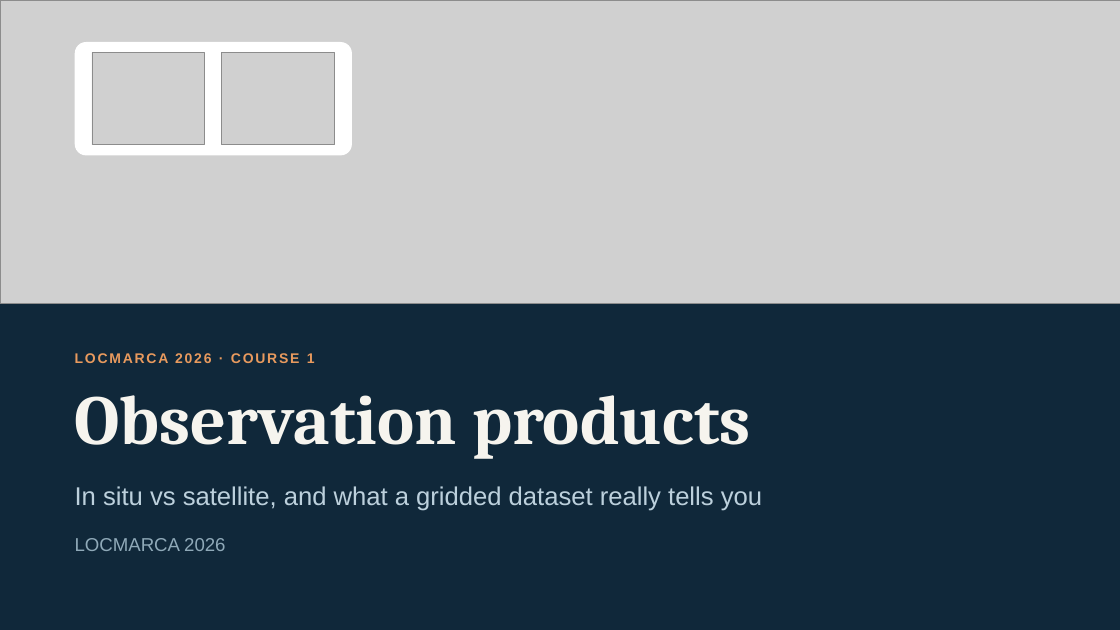
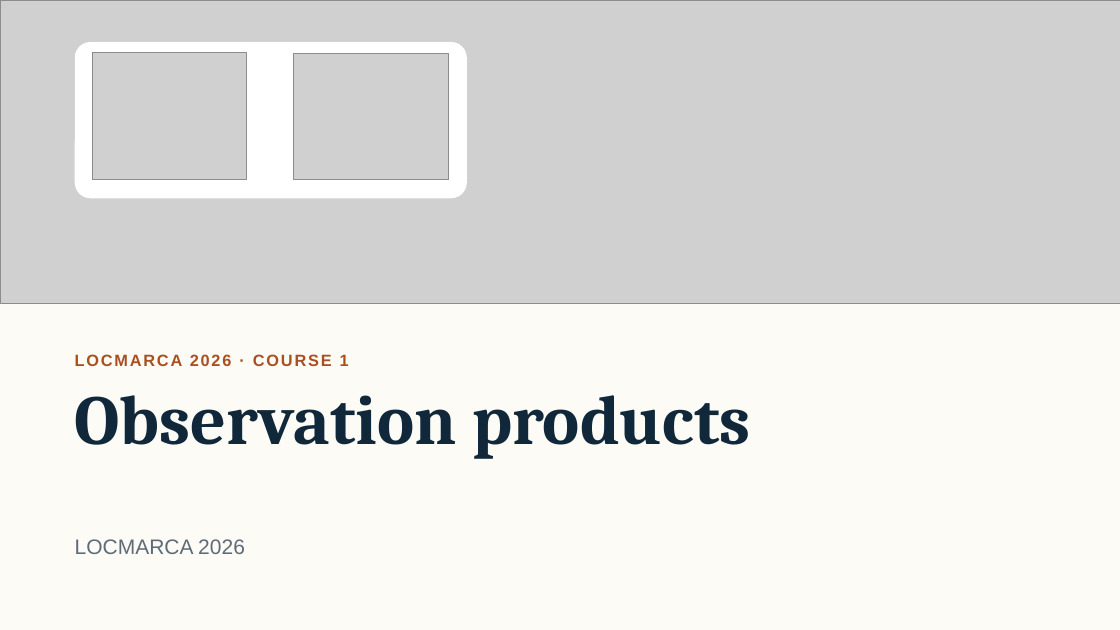
Before and after one commit to gcambon/script-locmarca, a slide deck: slide 1 of Courses/01_course_observation_products.pptx. Drawn at 1120x630 pixels with LibreOffice and Linux fonts; fonts in the diff are those of the drawing; grey boxes stand for pictures. Boxes give left, top, right and bottom in pixels: in the first picture for what was removed or moved away, otherwise in the second. Text is boxed around its words. In the diff, an @@ line names an element or a change of style, - is before the commit and + after.

Commit message:
Update courses

```diff
--- a/Courses/01_course_observation_products.pptx
+++ b/Courses/01_course_observation_products.pptx
@@ background #10283A to #FDFBF6 @@
@@ rounded rectangle: place and size @@
-rounded rectangle at box(75, 42, 352, 155)
+rounded rectangle at box(75, 42, 467, 198)
@@ picture: place and size @@
-picture at box(92, 52, 205, 145)
+picture at box(92, 52, 247, 179)
@@ picture: place and size @@
-picture at box(222, 52, 335, 145)
+picture at box(294, 54, 449, 180)
@@ text "LOCMARCA 2026 · COURSE 1" at box(75, 354, 349, 366): size 12 to 14 pt, text colour #E89A5E to #A9501E; line spacing 16.8pt to 19.6pt @@
@@ title "Observation products" at box(75, 395, 751, 459): text colour #F6F4EE to #10283A @@
@@ text removed at box(75, 486, 762, 511) @@
-In situ vs satellite, and what a gridded dataset really tells you
@@ text "LOCMARCA 2026" at box(75, 539, 245, 554): size 16 to 18 pt, text colour #8FA9B8 to #5F6C78; line spacing 22.4pt to 25.2pt @@
```
Also in this commit, not shown: 19 other slides changed, 5 slides added, 1 slide removed, 3 other files.
